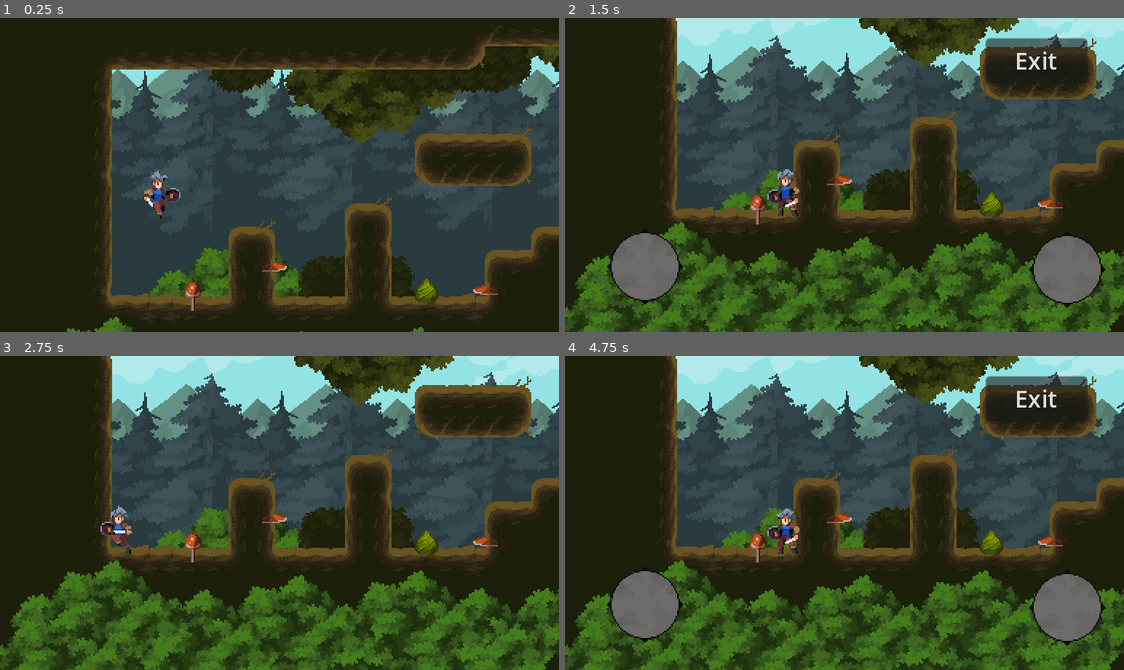
Above: before the commit, frames 1-4 (two rows, left to right).
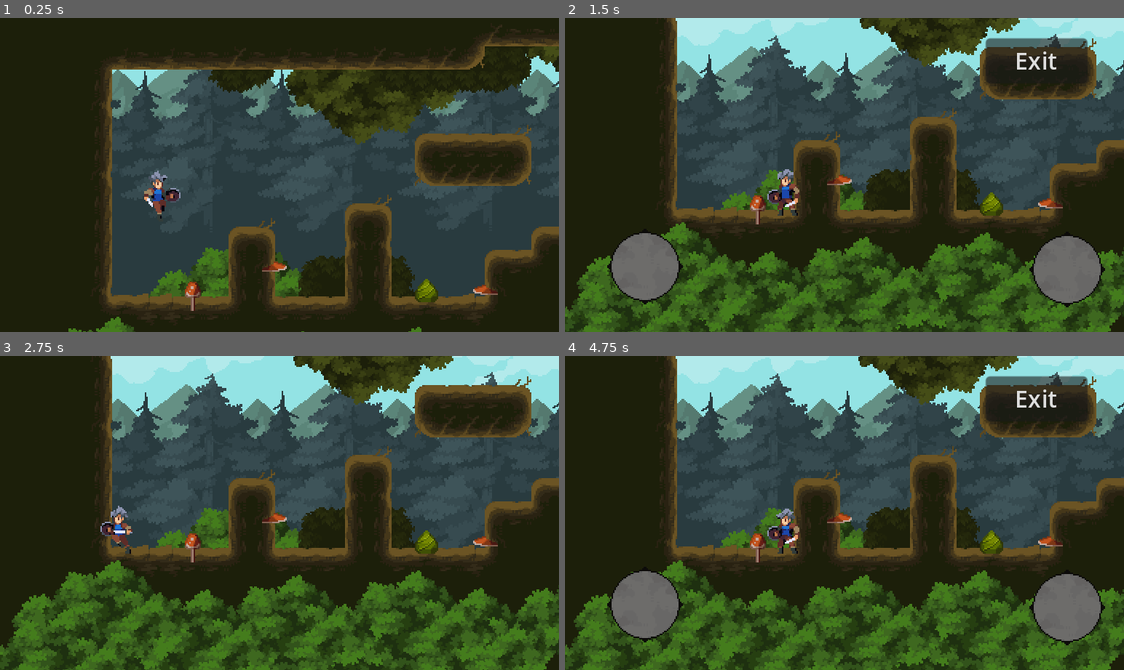
Above: after the commit, the same moments.

Repository: catusax/adventure-game
Game: Godot game, scene res://world.tscn
Two runs of this game, one before a commit and one after it. Both use one fixed random seed, a clock stepped at 60 frames per second and the inputs below.
Inputs (mouse positions are in pixels of both pictures, inside the frame that each line leads up to):
- Up to frame 1 (0.25 s): no input
- Up to frame 2 (1.5 s): tap Enter (ui_accept) at 0.5 s; move the mouse to (967, 159) at 0.52 s; hold D (move_right) 0.53-1.25 s; click (967, 159) at 0.67 s; tap Space (jump) at 0.77 s; drag from (732, 190) to (816, 237) at 1.27 s
- Up to frame 3 (2.75 s): move the mouse to (335, 443) at 2.02 s; hold A (move_left) from 2.03 s (still down)
- Up to frame 4 (4.75 s): release A (move_left) at 2.75 s; drag from (816, 575) to (676, 465) at 2.77 s; move the mouse to (1012, 560) at 3.52 s; hold D (move_right) 3.53-4.25 s; tap Space (jump) at 3.77 s; drag from (676, 465) to (760, 434) at 4.27 s

The runs differ from the first frame. In frame 1, 0.3% of the frame differs, in the area x 11-100%, y 9-100%; in frame 2, 1.1%; in frame 3, 1.8%, in the area x 1-100%, y 0-100%; in frame 4, 1.3%.

Commit message:
feat: tree shader

Diff:
--- /dev/null
+++ b/shaders/random_shake.gd
@@ -0,0 +1,20 @@
+extends ParallaxLayer
+
+func _ready() -> void:
+
+	for child in get_children(false):
+			var material = self.material.duplicate(true) as ShaderMaterial
+			self.use_parent_material = false
+			var direction = randi_range(0, 1)
+			if direction == 0 :
+				direction = -1
+			var slope = randf_range(10, 50)
+			var offset = randi_range(1,4)
+			var speed = randf_range(2, 6)
+			material.set_shader_parameter("direction",float(direction))
+			material.set_shader_parameter("offset",float(offset))
+			material.set_shader_parameter("slope",slope)
+			material.set_shader_parameter("speed",speed)
+			child.material = material
+
+	self.material = null
--- /dev/null
+++ b/shaders/shake.gdshader
@@ -0,0 +1,27 @@
+shader_type canvas_item;
+
+uniform float offset = 1.0;
+uniform float slope = 10.0;
+uniform float speed = 30;
+uniform float direction = 1.0;
+
+const float pixel_size = 1.0/3.0;
+
+float align_to_pixel(float v){
+	return float(int(v/pixel_size))*pixel_size;
+}
+
+void vertex() {
+	float x = offset * pixel_size + 0.1;
+	// Called for every vertex the material is visible on.
+	VERTEX.x += align_to_pixel(x * sin((slope*UV.y) + (speed * TIME))) * direction;
+}
+
+void fragment() {
+	// Called for every pixel the material is visible on.
+}
+
+//void light() {
+	// Called for every pixel for every light affecting the CanvasItem.
+	// Uncomment to replace the default light processing function with this one.
+//}
--- a/world.gd
+++ b/world.gd
@@ -3,12 +3,17 @@
 @onready var tile_map: TileMap = $TileMap
 @onready var player: CharacterBody2D = $Player
 
+@onready var start_pos := player.position
+@onready var used := tile_map.get_used_rect().grow(-1)
+@onready var tile_size := tile_map.tile_set.tile_size
+
 func _ready() -> void:
-	var used := tile_map.get_used_rect().grow(-1)
-	var tile_size := tile_map.tile_set.tile_size
-
 	camera_2d.limit_top = used.position.y * tile_size.y + player.JUMP_VELOCITY
 	camera_2d.limit_bottom = used.end.y * tile_size.y
 	camera_2d.limit_right = used.end.x * tile_size.x
 	camera_2d.limit_left = used.position.x * tile_size.x
 	camera_2d.reset_smoothing()
+
+func _physics_process(delta: float) -> void:
+	if player.position.y > used.end.y * tile_size.y:
+		player.position =start_pos
--- a/world.tscn
+++ b/world.tscn
@@ -1,10 +1,13 @@
-[gd_scene load_steps=8 format=3 uid="uid://b8hthjcuvs8qr"]
+[gd_scene load_steps=14 format=3 uid="uid://b8hthjcuvs8qr"]
 
 [ext_resource type="Script" path="res://world.gd" id="1_2lsmf"]
 [ext_resource type="Texture2D" uid="uid://h5wpc5bj8rxn" path="res://Tree-Assets.png" id="1_c7eph"]
 [ext_resource type="PackedScene" uid="uid://dpld7odwgv37g" path="res://player.tscn" id="2_557c6"]
+[ext_resource type="Shader" path="res://shaders/shake.gdshader" id="2_kdxwy"]
 [ext_resource type="Texture2D" uid="uid://bj8cjqiooyph0" path="res://Background.png" id="4_0f5av"]
 [ext_resource type="Texture2D" uid="uid://b3f0s3lxrgpfq" path="res://mountain.png" id="5_g585w"]
+[ext_resource type="Script" path="res://shaders/random_shake.gd" id="7_dq4u0"]
+[ext_resource type="PackedScene" uid="uid://ch1cdngwl3phk" path="res://enemies/boar.tscn" id="8_d55s1"]
 
 [sub_resource type="TileSetAtlasSource" id="TileSetAtlasSource_gvutm"]
 texture = ExtResource("1_c7eph")
@@ -473,6 +476,27 @@
 terrain_set_0/terrain_1/color = Color(0.5, 0.4375, 0.25, 1)
 sources/0 = SubResource("TileSetAtlasSource_gvutm")
 
+[sub_resource type="ShaderMaterial" id="ShaderMaterial_02wp2"]
+shader = ExtResource("2_kdxwy")
+shader_parameter/offset = 1.0
+shader_parameter/slope = 10.0
+shader_parameter/speed = 3.0
+shader_parameter/direction = 1.0
+
+[sub_resource type="ShaderMaterial" id="ShaderMaterial_lvsyo"]
+shader = ExtResource("2_kdxwy")
+shader_parameter/offset = 1.0
+shader_parameter/slope = 10.0
+shader_parameter/speed = 3.0
+shader_parameter/direction = 1.0
+
+[sub_resource type="ShaderMaterial" id="ShaderMaterial_s0gtb"]
+shader = ExtResource("2_kdxwy")
+shader_parameter/offset = 1.0
+shader_parameter/slope = 10.0
+shader_parameter/speed = 3.0
+shader_parameter/direction = 1.0
+
 [node name="World" type="Node2D"]
 script = ExtResource("1_2lsmf")
 
@@ -546,35 +570,42 @@
 region_rect = Rect2(800, 16, 96, 240)
 
 [node name="trees" type="ParallaxLayer" parent="decorations/background"]
+material = SubResource("ShaderMaterial_02wp2")
 motion_scale = Vector2(0.5, 0.2)
-motion_mirroring = Vector2(384, 0)
+motion_mirroring = Vector2(382, 0)
 
 [node name="Mountain" type="Sprite2D" parent="decorations/background/trees"]
+use_parent_material = true
 position = Vector2(59, 152)
 texture = ExtResource("5_g585w")
 region_enabled = true
 region_rect = Rect2(112, 0, 96, 256)
 
 [node name="Mountain2" type="Sprite2D" parent="decorations/background/trees"]
+use_parent_material = true
 position = Vector2(153, 151)
 texture = ExtResource("5_g585w")
 region_enabled = true
 region_rect = Rect2(112, 0, 96, 256)
 
 [node name="Mountain3" type="Sprite2D" parent="decorations/background/trees"]
+use_parent_material = true
 position = Vector2(249, 150)
 texture = ExtResource("5_g585w")
 region_enabled = true
 region_rect = Rect2(112, 0, 96, 256)
 
 [node name="Mountain4" type="Sprite2D" parent="decorations/background/trees"]
+use_parent_material = true
 position = Vector2(345, 150)
 texture = ExtResource("5_g585w")
 region_enabled = true
 region_rect = Rect2(112, 0, 96, 256)
 
 [node name="bushes" type="ParallaxLayer" parent="decorations/background"]
+material = SubResource("ShaderMaterial_lvsyo")
 motion_scale = Vector2(0.9, 0.9)
+script = ExtResource("7_dq4u0")
 
 [node name="Tree-assets" type="Sprite2D" parent="decorations/background/bushes"]
 position = Vector2(120, 190)
@@ -705,181 +736,186 @@
 [node name="foreground" type="ParallaxBackground" parent="decorations"]
 layer = 2
 
-[node name="ParallaxLayer" type="ParallaxLayer" parent="decorations/foreground"]
+[node name="bushes" type="ParallaxLayer" parent="decorations/foreground"]
+material = SubResource("ShaderMaterial_s0gtb")
 motion_scale = Vector2(1.1, 1.1)
-
-[node name="Tree-assets" type="Sprite2D" parent="decorations/foreground/ParallaxLayer"]
+script = ExtResource("7_dq4u0")
+
+[node name="Tree-assets" type="Sprite2D" parent="decorations/foreground/bushes"]
 position = Vector2(192, 272)
 texture = ExtResource("1_c7eph")
 region_enabled = true
 region_rect = Rect2(210, 5, 124, 86)
 
-[node name="Tree-assets2" type="Sprite2D" parent="decorations/foreground/ParallaxLayer"]
+[node name="Tree-assets2" type="Sprite2D" parent="decorations/foreground/bushes"]
 position = Vector2(762, 123)
 texture = ExtResource("1_c7eph")
 region_enabled = true
 region_rect = Rect2(210, 5, 124, 86)
 
-[node name="Tree-assets3" type="Sprite2D" parent="decorations/foreground/ParallaxLayer"]
+[node name="Tree-assets3" type="Sprite2D" parent="decorations/foreground/bushes"]
 position = Vector2(267, 264)
 texture = ExtResource("1_c7eph")
 region_enabled = true
 region_rect = Rect2(210, 5, 124, 86)
 
-[node name="Tree-assets4" type="Sprite2D" parent="decorations/foreground/ParallaxLayer"]
+[node name="Tree-assets4" type="Sprite2D" parent="decorations/foreground/bushes"]
 position = Vector2(225, 252)
 texture = ExtResource("1_c7eph")
 region_enabled = true
 region_rect = Rect2(210, 5, 124, 86)
 
-[node name="Tree-assets5" type="Sprite2D" parent="decorations/foreground/ParallaxLayer"]
+[node name="Tree-assets5" type="Sprite2D" parent="decorations/foreground/bushes"]
 position = Vector2(143, 255)
 texture = ExtResource("1_c7eph")
 region_enabled = true
 region_rect = Rect2(210, 5, 124, 86)
 
-[node name="Tree-assets6" type="Sprite2D" parent="decorations/foreground/ParallaxLayer"]
+[node name="Tree-assets6" type="Sprite2D" parent="decorations/foreground/bushes"]
 position = Vector2(78, 265)
 texture = ExtResource("1_c7eph")
 region_enabled = true
 region_rect = Rect2(210, 5, 124, 86)
 
-[node name="Tree-assets7" type="Sprite2D" parent="decorations/foreground/ParallaxLayer"]
+[node name="Tree-assets7" type="Sprite2D" parent="decorations/foreground/bushes"]
 position = Vector2(16, 245)
 texture = ExtResource("1_c7eph")
 region_enabled = true
 region_rect = Rect2(210, 5, 124, 86)
 
-[node name="Tree-assets8" type="Sprite2D" parent="decorations/foreground/ParallaxLayer"]
+[node name="Tree-assets8" type="Sprite2D" parent="decorations/foreground/bushes"]
 position = Vector2(-15, 278)
 texture = ExtResource("1_c7eph")
 region_enabled = true
 region_rect = Rect2(210, 5, 124, 86)
 
-[node name="Tree-assets9" type="Sprite2D" parent="decorations/foreground/ParallaxLayer"]
+[node name="Tree-assets9" type="Sprite2D" parent="decorations/foreground/bushes"]
 position = Vector2(440, 194)
 texture = ExtResource("1_c7eph")
 region_enabled = true
 region_rect = Rect2(210, 5, 124, 86)
 
-[node name="Tree-assets27" type="Sprite2D" parent="decorations/foreground/ParallaxLayer"]
+[node name="Tree-assets27" type="Sprite2D" parent="decorations/foreground/bushes"]
 position = Vector2(629, 254)
 texture = ExtResource("1_c7eph")
 region_enabled = true
 region_rect = Rect2(210, 5, 124, 86)
 
-[node name="Tree-assets28" type="Sprite2D" parent="decorations/foreground/ParallaxLayer"]
+[node name="Tree-assets28" type="Sprite2D" parent="decorations/foreground/bushes"]
 position = Vector2(684, 211)
 texture = ExtResource("1_c7eph")
 region_enabled = true
 region_rect = Rect2(210, 5, 124, 86)
 
-[node name="Tree-assets29" type="Sprite2D" parent="decorations/foreground/ParallaxLayer"]
+[node name="Tree-assets29" type="Sprite2D" parent="decorations/foreground/bushes"]
 position = Vector2(646, 192)
 texture = ExtResource("1_c7eph")
 region_enabled = true
 region_rect = Rect2(210, 5, 124, 86)
 
-[node name="Tree-assets30" type="Sprite2D" parent="decorations/foreground/ParallaxLayer"]
+[node name="Tree-assets30" type="Sprite2D" parent="decorations/foreground/bushes"]
 position = Vector2(560, 178)
 texture = ExtResource("1_c7eph")
 region_enabled = true
 region_rect = Rect2(210, 5, 124, 86)
 
-[node name="Tree-assets10" type="Sprite2D" parent="decorations/foreground/ParallaxLayer"]
+[node name="Tree-assets10" type="Sprite2D" parent="decorations/foreground/bushes"]
 position = Vector2(363, 241)
 texture = ExtResource("1_c7eph")
 region_enabled = true
 region_rect = Rect2(210, 5, 124, 86)
 
-[node name="Tree-assets11" type="Sprite2D" parent="decorations/foreground/ParallaxLayer"]
+[node name="Tree-assets11" type="Sprite2D" parent="decorations/foreground/bushes"]
 position = Vector2(440, 244)
 texture = ExtResource("1_c7eph")
 region_enabled = true
 region_rect = Rect2(210, 5, 124, 86)
 
-[node name="Tree-assets12" type="Sprite2D" parent="decorations/foreground/ParallaxLayer"]
+[node name="Tree-assets12" type="Sprite2D" parent="decorations/foreground/bushes"]
 position = Vector2(505, 260)
 texture = ExtResource("1_c7eph")
 region_enabled = true
 region_rect = Rect2(210, 5, 124, 86)
 
-[node name="Tree-assets13" type="Sprite2D" parent="decorations/foreground/ParallaxLayer"]
+[node name="Tree-assets13" type="Sprite2D" parent="decorations/foreground/bushes"]
 position = Vector2(674, -71)
 scale = Vector2(0.669355, 0.860465)
 texture = ExtResource("1_c7eph")
 region_enabled = true
 region_rect = Rect2(210, 5, 124, 86)
 
-[node name="Tree-assets19" type="Sprite2D" parent="decorations/foreground/ParallaxLayer"]
+[node name="Tree-assets19" type="Sprite2D" parent="decorations/foreground/bushes"]
 position = Vector2(71, -399)
 texture = ExtResource("1_c7eph")
 region_enabled = true
 region_rect = Rect2(210, 5, 124, 86)
 
-[node name="Tree-assets20" type="Sprite2D" parent="decorations/foreground/ParallaxLayer"]
+[node name="Tree-assets20" type="Sprite2D" parent="decorations/foreground/bushes"]
 position = Vector2(71, -399)
 texture = ExtResource("1_c7eph")
 region_enabled = true
 region_rect = Rect2(210, 5, 124, 86)
 
-[node name="Tree-assets23" type="Sprite2D" parent="decorations/foreground/ParallaxLayer"]
+[node name="Tree-assets23" type="Sprite2D" parent="decorations/foreground/bushes"]
 position = Vector2(-19, -726)
 texture = ExtResource("1_c7eph")
 region_enabled = true
 region_rect = Rect2(210, 5, 124, 86)
 
-[node name="Tree-assets14" type="Sprite2D" parent="decorations/foreground/ParallaxLayer"]
+[node name="Tree-assets14" type="Sprite2D" parent="decorations/foreground/bushes"]
 position = Vector2(524, -125.5)
 scale = Vector2(0.935484, 0.732558)
 texture = ExtResource("1_c7eph")
 region_enabled = true
 region_rect = Rect2(210, 5, 124, 86)
 
-[node name="Tree-assets15" type="Sprite2D" parent="decorations/foreground/ParallaxLayer"]
+[node name="Tree-assets15" type="Sprite2D" parent="decorations/foreground/bushes"]
 position = Vector2(13, -137)
 texture = ExtResource("1_c7eph")
 region_enabled = true
 region_rect = Rect2(210, 5, 124, 86)
 
-[node name="Tree-assets16" type="Sprite2D" parent="decorations/foreground/ParallaxLayer"]
+[node name="Tree-assets16" type="Sprite2D" parent="decorations/foreground/bushes"]
 position = Vector2(223, -190)
 texture = ExtResource("1_c7eph")
 region_enabled = true
 region_rect = Rect2(210, 5, 124, 86)
 
-[node name="Tree-assets17" type="Sprite2D" parent="decorations/foreground/ParallaxLayer"]
+[node name="Tree-assets17" type="Sprite2D" parent="decorations/foreground/bushes"]
 position = Vector2(170, -635)
 texture = ExtResource("1_c7eph")
 region_enabled = true
 region_rect = Rect2(210, 101, 124, 86)
 
-[node name="Tree-assets21" type="Sprite2D" parent="decorations/foreground/ParallaxLayer"]
+[node name="Tree-assets21" type="Sprite2D" parent="decorations/foreground/bushes"]
 position = Vector2(-14, -797)
 texture = ExtResource("1_c7eph")
 region_enabled = true
 region_rect = Rect2(210, 101, 124, 86)
 
-[node name="Tree-assets18" type="Sprite2D" parent="decorations/foreground/ParallaxLayer"]
+[node name="Tree-assets18" type="Sprite2D" parent="decorations/foreground/bushes"]
 position = Vector2(885, -576)
 texture = ExtResource("1_c7eph")
 region_enabled = true
 region_rect = Rect2(210, 101, 124, 86)
 
-[node name="Tree-assets24" type="Sprite2D" parent="decorations/foreground/ParallaxLayer"]
+[node name="Tree-assets24" type="Sprite2D" parent="decorations/foreground/bushes"]
 position = Vector2(880, -883)
 texture = ExtResource("1_c7eph")
 region_enabled = true
 region_rect = Rect2(210, 101, 124, 86)
 
-[node name="Tree-assets26" type="Sprite2D" parent="decorations/foreground/ParallaxLayer"]
+[node name="Tree-assets26" type="Sprite2D" parent="decorations/foreground/bushes"]
 position = Vector2(882, -1097)
 texture = ExtResource("1_c7eph")
 region_enabled = true
 region_rect = Rect2(210, 101, 124, 86)
 
-[node name="Tree-assets22" type="Sprite2D" parent="decorations/foreground/ParallaxLayer"]
+[node name="Tree-assets22" type="Sprite2D" parent="decorations/foreground/bushes"]
 position = Vector2(-9, -637)
 texture = ExtResource("1_c7eph")
 region_enabled = true
 region_rect = Rect2(210, 101, 124, 86)
+
+[node name="Boar" parent="." instance=ExtResource("8_d55s1")]
+position = Vector2(633, 143)
